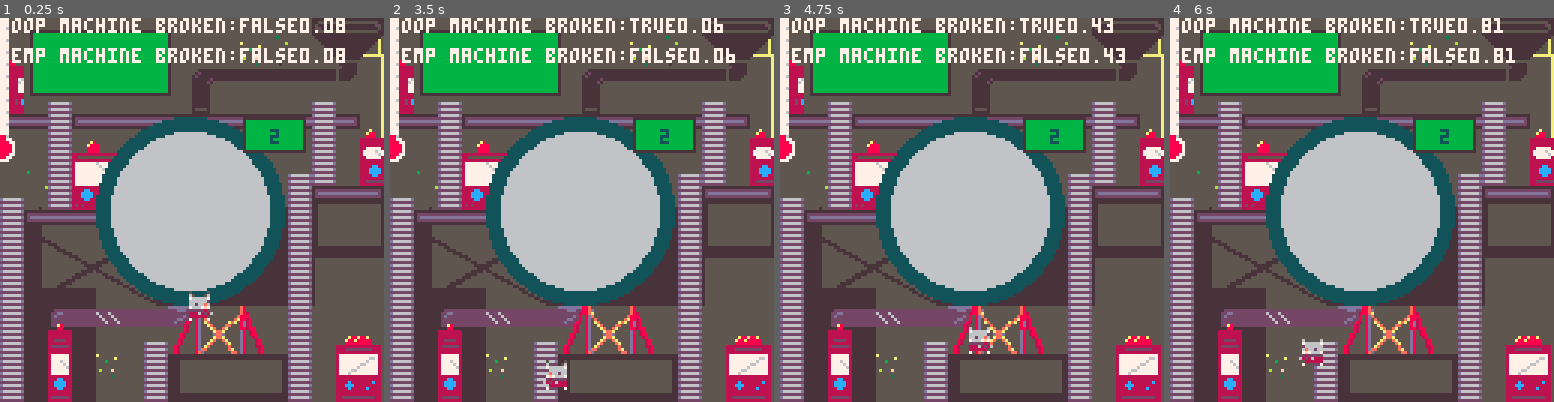
Above: before the commit, frames 1-4 (left to right).
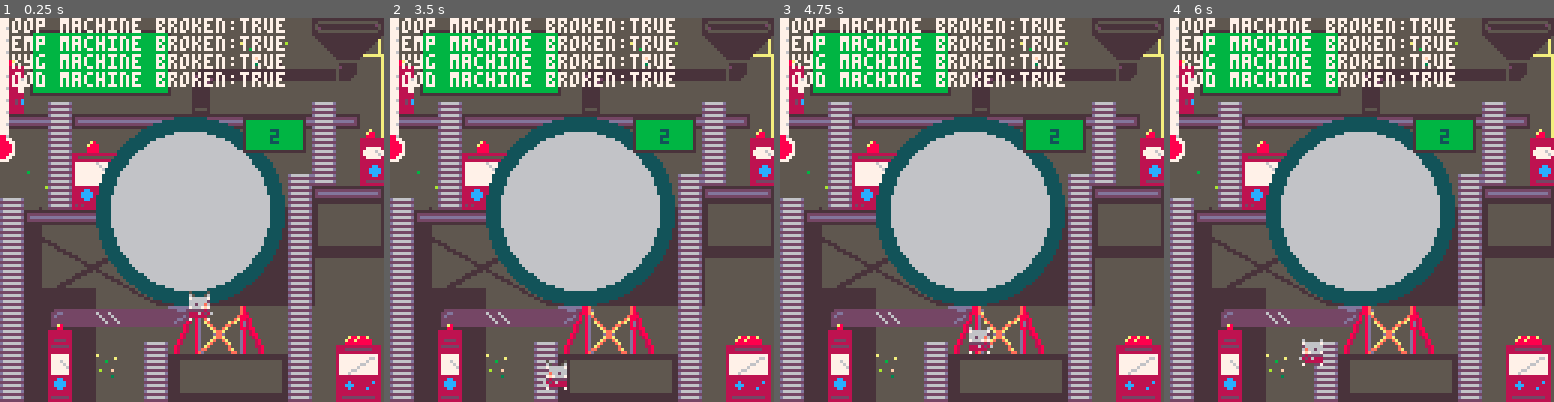
Above: after the commit, the same moments.

Repository: keatontate/gmtk-jam-2025
Game: PICO-8 cartridge src/loop-game.p8
Same seed, same stepped clock (60 frames per second), same inputs: the game is played once before the commit and once after it.
Inputs:
- Up to frame 1 (0.25 s): no input
- Up to frame 2 (3.5 s): tap O (Z key) at 0.33, 0.7, 1.43, 2.22, 3.1 s; tap X (X key) at 1.07, 2.07, 2.4, 2.73, 3.07, 3.4 s; hold Left 1.97-2.37 s; hold Down 2.42-2.82 s; hold Right from 2.87 s (still down)
- Up to frame 3 (4.75 s): release Right at 3.53 s; hold Up 3.58-4.08 s; tap X (X key) every 0.33 s from 3.73 to 4.73 s; tap O (Z key) at 3.98 s; hold Right 4.13-4.53 s; hold Down from 4.58 s (still down)
- Up to frame 4 (6 s): tap O (Z key) at 4.87, 5.75 s; tap X (X key) at 5.07, 5.4, 5.73 s; release Down at 5.08 s; hold Left 5.13-5.8 s; hold Up from 5.85 s (still down)

The runs differ from the first frame. In frame 1, 4.1% of the frame differs, in the area x 1-90%, y 0-18%; in frame 2, 3.9%; in frame 3, 3.8%; in frame 4, 3.9%.

Commit message:
Hooked up all machines

Diff:
--- a/src/machines.lua
+++ b/src/machines.lua
@@ -1,16 +1,29 @@
 -- Manages the state of machines
 
 poop_machine = {
-  sprites = {28,44},
-  broken=false,
-  break_prob = 0.5
+  sprites = {73,41,57,52},
+  broken=true,
+  break_prob = 0.1
 }
 
 temp_machine = {
   sprites = {59,75},
-  broken = false,
+  broken = true,
   break_prob = 0.2
 }
+
+oxyg_machine = {
+  sprites = {99,100,115,116,131},
+  broken = true,
+  break_prob = 0.3
+}
+
+food_machine = {
+  sprites = {28,44},
+  broken = true,
+  break_prob = 0.2
+}
+
 
 i = 0
 time_delay = 100
@@ -35,6 +48,14 @@
     temp_machine.broken = false
   end
 
+  if contains(oxyg_machine.sprites, sprite_number) then
+    oxyg_machine.broken = false
+  end
+
+  if contains(food_machine.sprites, sprite_number) then
+    food_machine.broken = false
+  end
+
 
 end
 
@@ -53,13 +74,21 @@
     if rnd() < temp_machine.break_prob then
       temp_machine.broken = true
     end
+    if rnd() < oxyg_machine.break_prob then
+      oxyg_machine.broken = true
+    end
+    if rnd() < food_machine.break_prob then
+      food_machine.broken = true
+    end
   end
 
 end
 
 
 function draw_machines()
-  print("poop machine broken:" .. tostr(poop_machine.broken) .. i/time_delay, 0, 0, 3)
-  print("temp machine broken:" .. tostr(temp_machine.broken) .. i/time_delay, 0, 10, 3)
+  print("poop machine broken:" .. tostr(poop_machine.broken), 0, 0, 3)
+  print("temp machine broken:" .. tostr(temp_machine.broken), 0, 6, 3)
+  print("oxyg machine broken:" .. tostr(oxyg_machine.broken), 0, 12, 3)
+  print("food machine broken:" .. tostr(food_machine.broken), 0, 18, 3)
 
 end
